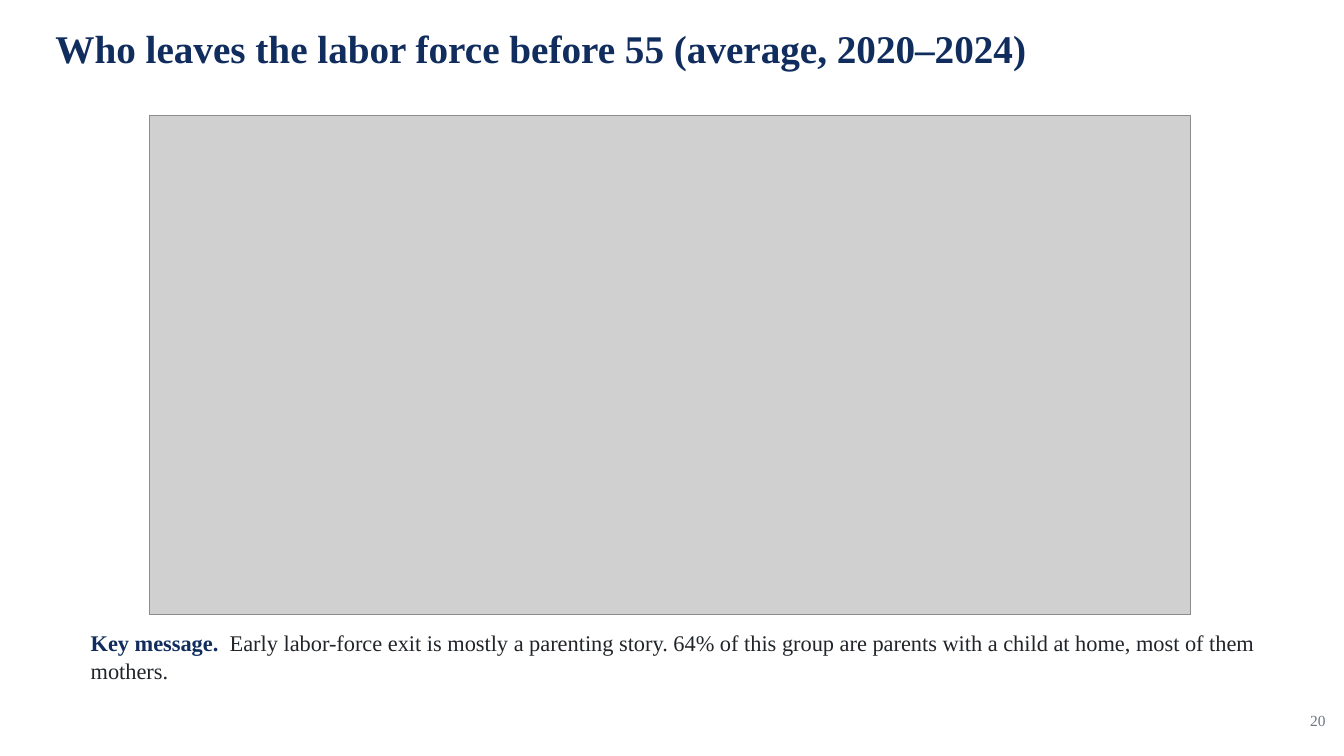
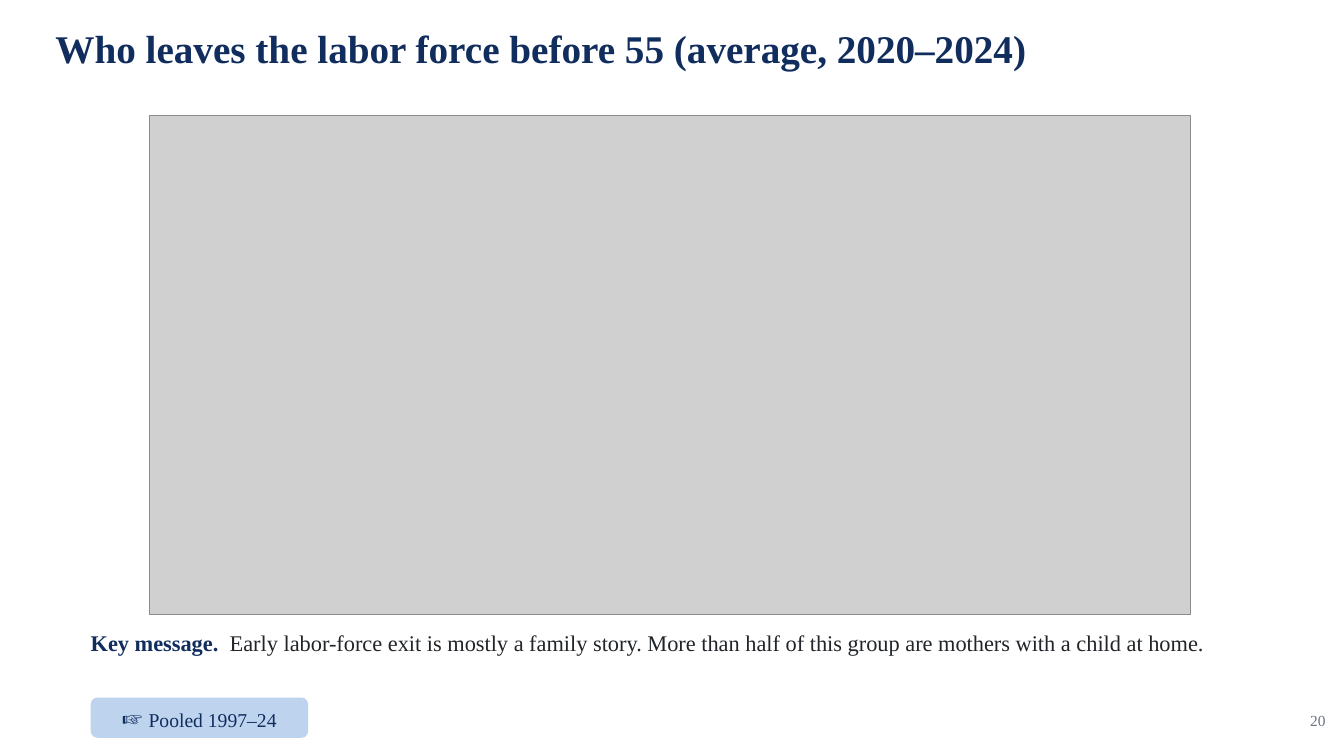
Before and after one commit to jedr1-ship-it/Alternative-Pathways----Quant, a slide deck: slide 20 of report/data_cluster/Proyect_US_cluster.pptx. Drawn at 1344x756 pixels with LibreOffice and Linux fonts; fonts in the diff are those of the drawing; grey boxes stand for pictures. Boxes give left, top, right and bottom in pixels: in the first picture for what was removed or moved away, otherwise in the second. Text is boxed around its words. In the diff, an @@ line names an element or a change of style, - is before the commit and + after.

```diff
--- a/report/data_cluster/Proyect_US_cluster.pptx
+++ b/report/data_cluster/Proyect_US_cluster.pptx
@@ text at <box>91,635,1203,656</box>: text changed @@
-Key message. Early labor-force exit is mostly a parenting story. 64% of this group are parents with a child at home, most of them mothers.
+Key message. Early labor-force exit is mostly a family story. More than half of this group are mothers with a child at home.
@@ rounded rectangle added at <box>91,698,309,738</box>, fill #BED3EE, 14 pt, text #102D5E @@
+☞ Pooled 1997–24
```
Also in this commit, not shown: 8 other slides changed, 1 slide added, 13 other files.
